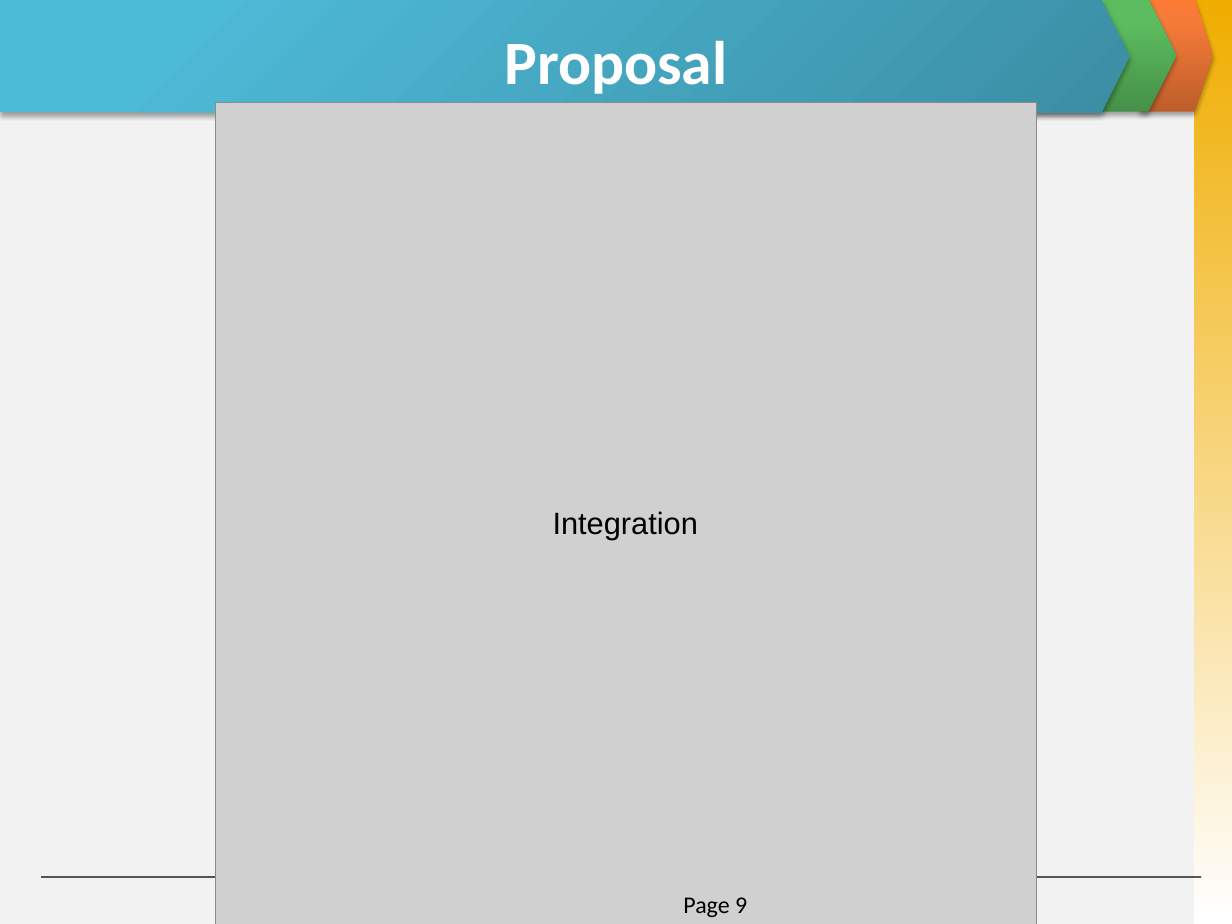
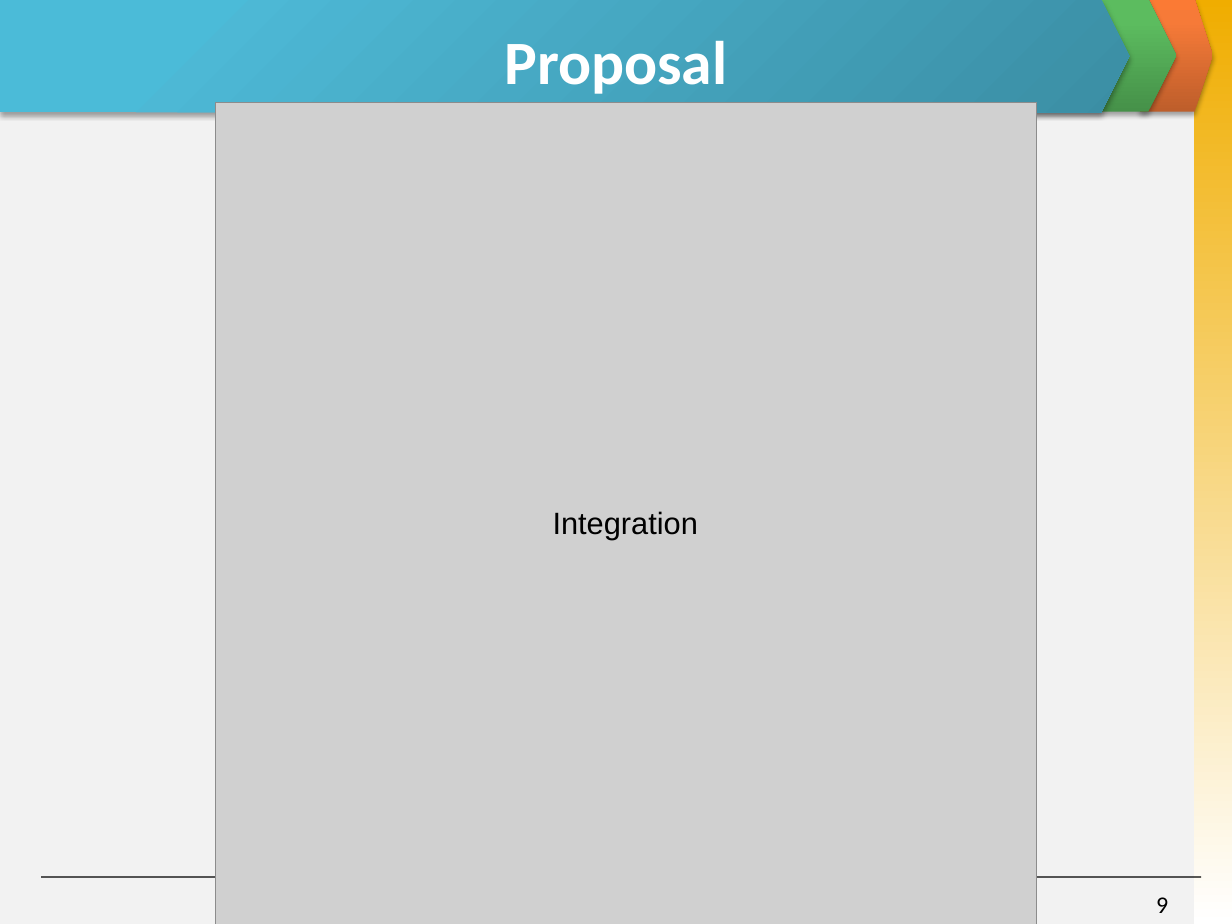
Before and after one commit to invisibleghost/e-learning-website, a slide deck: slide 9 of Document/Final report/Slide Present E-Learning.pptx. Drawn at 1232x924 pixels with LibreOffice and Linux fonts; fonts in the diff are those of the drawing; grey boxes stand for pictures. Boxes give left, top, right and bottom in pixels: in the first picture for what was removed or moved away, otherwise in the second. Text is boxed around its words. In the diff, an @@ line names an element or a change of style, - is before the commit and + after.

```diff
--- a/Document/Final report/Slide Present E-Learning.pptx
+++ b/Document/Final report/Slide Present E-Learning.pptx
@@ text at (x1=1156, y1=897, x2=1168, y2=913): text changed @@
-Page 9
+9
```
Also in this commit, not shown: 11 other slides changed, 1 slide added, 2 slides removed.
